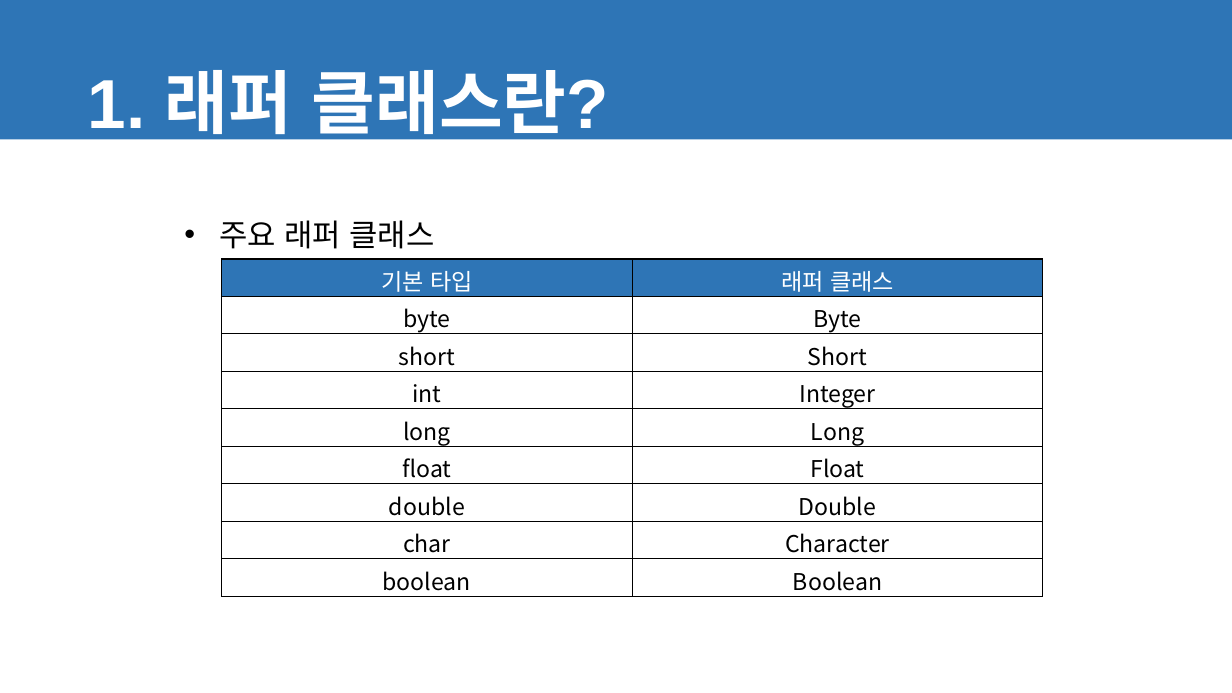
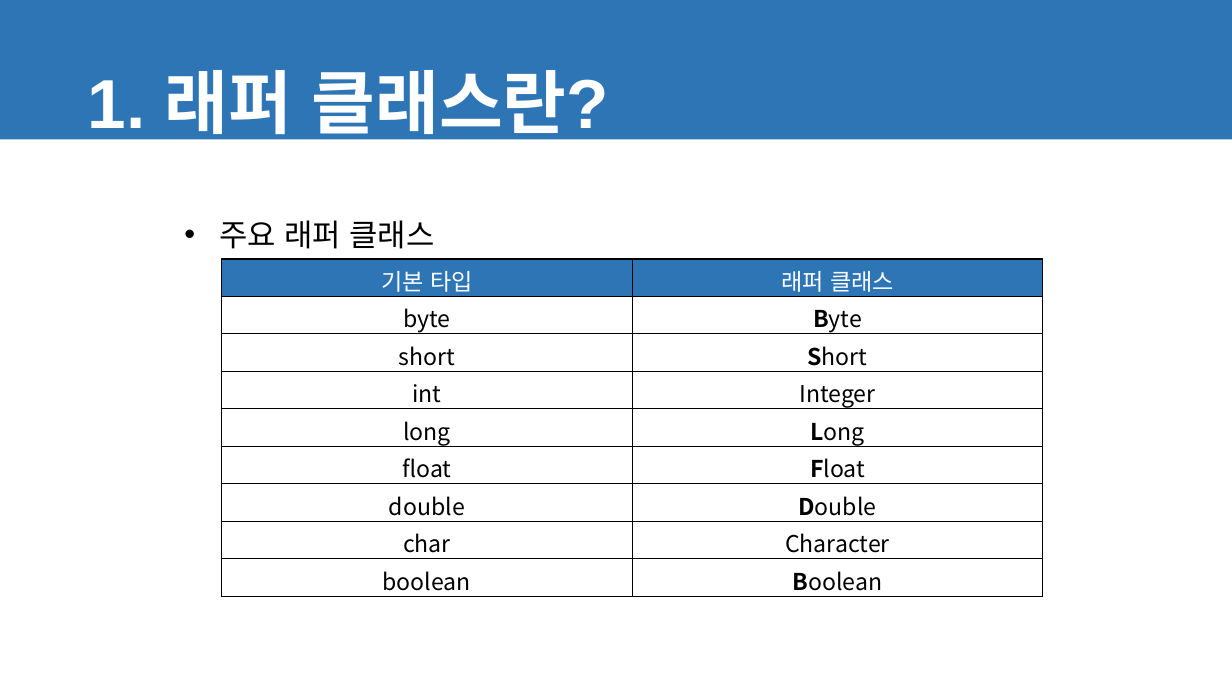
Before and after one commit to ISFX-Study/learn-study, a slide deck: slide 4 of 발표자료/20241122/20241122_래퍼클래스.pptx. Drawn at 1232x693 pixels with LibreOffice and Linux fonts; fonts in the diff are those of the drawing. Boxes give left, top, right and bottom in pixels: in the first picture for what was removed or moved away, otherwise in the second. Text is boxed around its words. In the diff, an @@ line names an element or a change of style, - is before the commit and + after.

```diff
--- a/발표자료/20241122/20241122_래퍼클래스.pptx
+++ b/발표자료/20241122/20241122_래퍼클래스.pptx
@@ table at (222, 259, 1043, 596) @@
@@ bold on in "Byte", "Short", "Long", "Float" and 2 more places @@
```
Also in this commit, not shown: 1 other slide changed.
